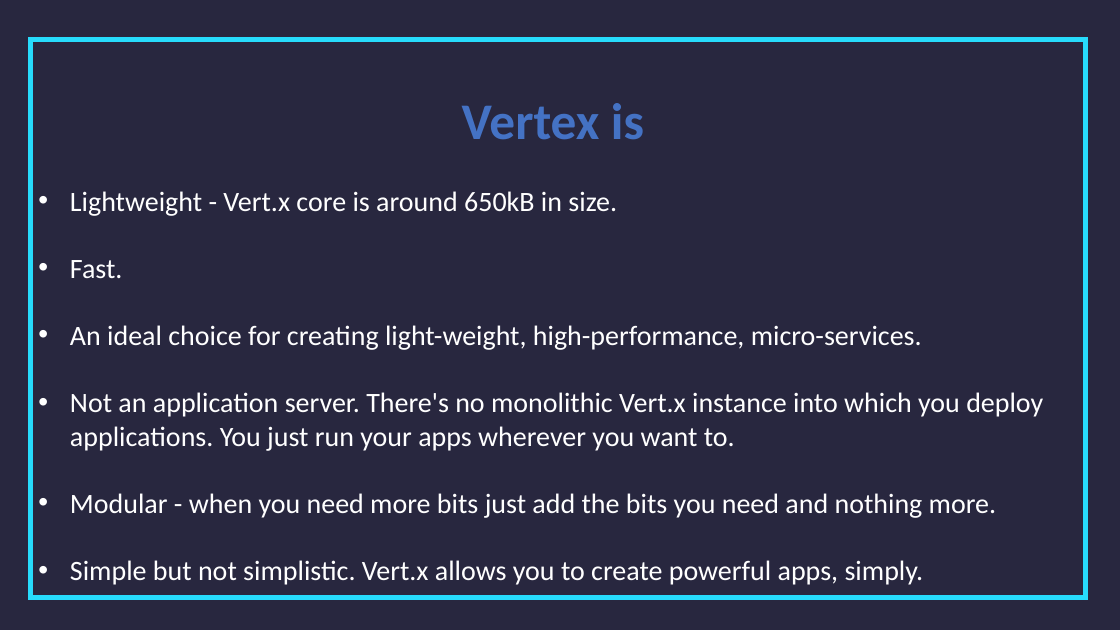
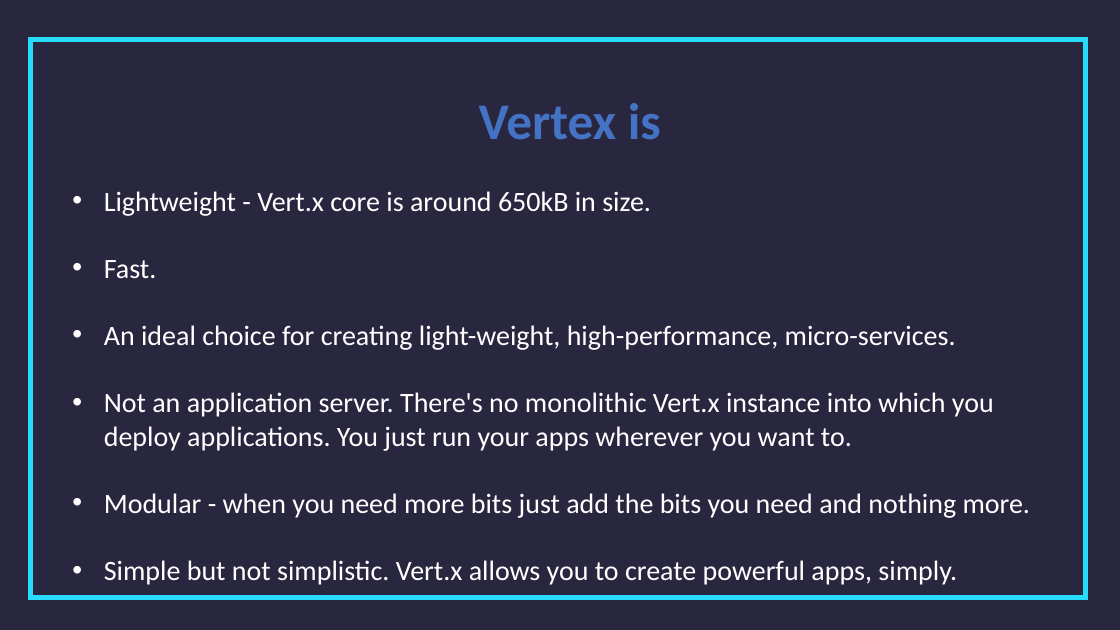
Before and after one commit to Sayrax97/SOA-Vert.x, a slide deck: slide 7 of Vert_x.pptx. Drawn at 1120x630 pixels with LibreOffice and Linux fonts; fonts in the diff are those of the drawing. Boxes give left, top, right and bottom in pixels: in the first picture for what was removed or moved away, otherwise in the second. Text is boxed around its words. In the diff, an @@ line names an element or a change of style, - is before the commit and + after.

```diff
--- a/Vert_x.pptx
+++ b/Vert_x.pptx
@@ text "Vertex is" rewrapped from (x1=70, y1=103, x2=1043, y2=585) to (x1=104, y1=103, x2=1030, y2=585) @@
```
Also in this commit, not shown: 5 other slides changed, 4 slides added, 4 slides removed, 2 other files.
